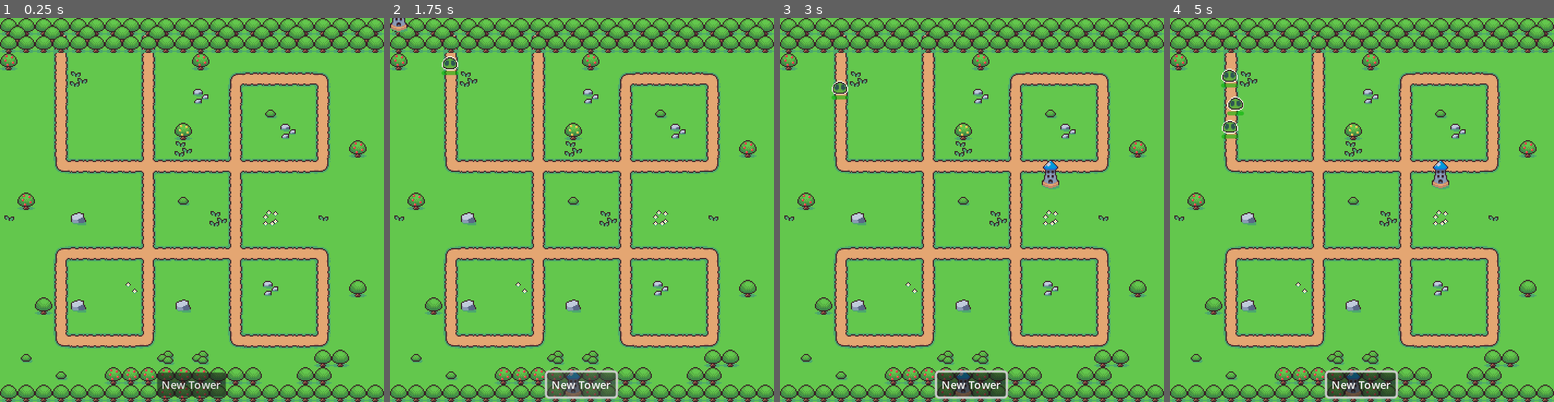
Above: before the commit, frames 1-4 (left to right).
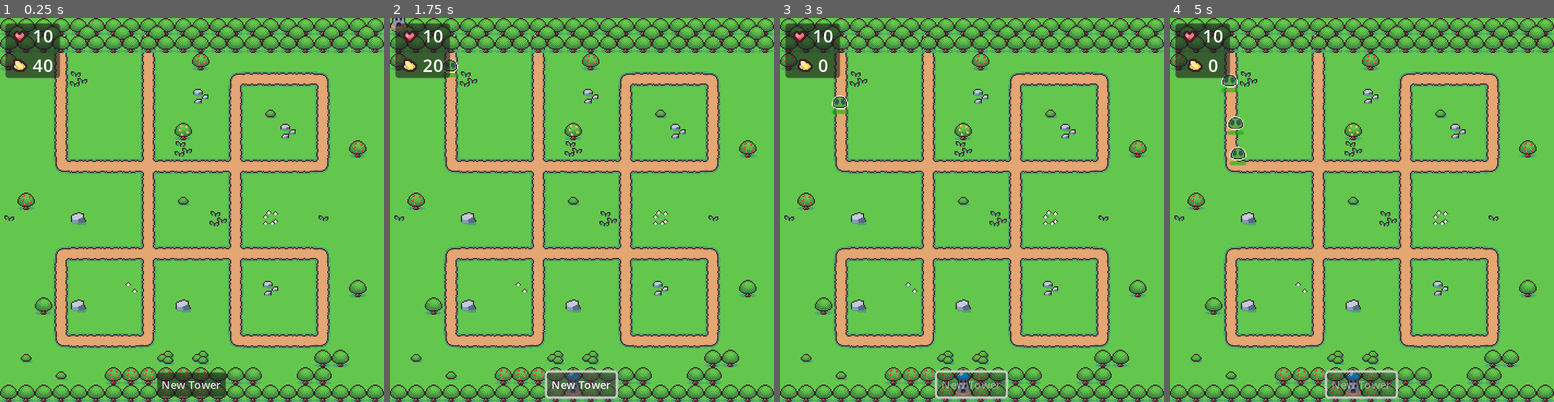
Above: after the commit, the same moments.

Repository: Th1nhNg0/Farm-Defender-Tactics
Game: Godot game, scene res://Scenes/MainScenes/main.tscn
The game is run twice, just before and just after one commit, with the same random seed, the same clock (stepped at 60 frames per second) and the same inputs.
Inputs (mouse positions are in pixels of both pictures, inside the frame that each line leads up to):
- Up to frame 1 (0.25 s): no input
- Up to frame 2 (1.75 s): click "New Tower" at 0.5 s; click "New Tower" at 1.25 s
- Up to frame 3 (3 s): click "New Tower" at 2 s; move the mouse to (1056, 190) at 2.77 s; click (1056, 190) at 2.92 s
- Up to frame 4 (5 s): move the mouse to (1285, 229) at 3.52 s; click (1285, 229) at 3.67 s; move the mouse to (1400, 125) at 4.27 s; click (1400, 125) at 4.42 s

The runs differ from the first frame. In frame 1, 1.8% of the frame differs, in the area x 1-16%, y 1-16%; in frame 2, 1.9%; in frame 3, 3.3%; in frame 4, 3.8%, in the area x 1-73%, y 1-99%.

Commit message:
Update enemy and tower attributes

Diff:
--- a/Scenes/Characters/BaseEnemy.tscn
+++ b/Scenes/Characters/BaseEnemy.tscn
@@ -10,7 +10,7 @@
 cubic_interp = false
 loop = false
 script = ExtResource("1_w2beo")
-SPEED = 20
+SPEED = 30
 HEALTH = 15
 
 [node name="EnemyBody" type="Area2D" parent="."]
--- a/Scenes/Characters/BaseTower.tscn
+++ b/Scenes/Characters/BaseTower.tscn
@@ -8,6 +8,7 @@
 
 [node name="BaseTower" type="Node2D"]
 script = ExtResource("1_rku4c")
+bullet_speed = 100
 
 [node name="Area2D" type="Area2D" parent="."]
 position = Vector2(8, 15)
--- a/Scenes/UI/UI.gd
+++ b/Scenes/UI/UI.gd
@@ -1,13 +1,15 @@
 extends Node
 
 @export var GAME_SCENCE:MainScene
+@onready var place_tower_button: Button = $"Control/MarginContainer/Towers Button/Button"
+@onready var health_label: Label = $Control/MarginContainer/Panel/VBoxContainer/Health/Label
+@onready var money_label: Label = $Control/MarginContainer/Panel/VBoxContainer/Gold/Label
 
-func _ready() -> void:
-	pass
 
 func _process(delta: float) -> void:
-	pass
-
+	place_tower_button.disabled=GAME_SCENCE.money<20
+	money_label.text = str(GAME_SCENCE.money)
+	health_label.text = str(GAME_SCENCE.health)
 func _on_button_pressed() -> void:
 	if not GAME_SCENCE:
 		return
--- a/Scenes/UI/UI.tscn
+++ b/Scenes/UI/UI.tscn
@@ -1,6 +1,15 @@
-[gd_scene load_steps=2 format=3 uid="uid://cmg7cphve3vqm"]
+[gd_scene load_steps=5 format=3 uid="uid://cmg7cphve3vqm"]
 
 [ext_resource type="Script" path="res://Scenes/UI/UI.gd" id="1_2nbed"]
+[ext_resource type="Texture2D" uid="uid://co2086ke5dlwr" path="res://Assets/Tower_defense_asset_ pack/Base Tileset/world 01.png" id="2_mskw8"]
+
+[sub_resource type="AtlasTexture" id="AtlasTexture_v2t81"]
+atlas = ExtResource("2_mskw8")
+region = Rect2(144, 112, 16, 16)
+
+[sub_resource type="AtlasTexture" id="AtlasTexture_sbjk6"]
+atlas = ExtResource("2_mskw8")
+region = Rect2(144, 128, 16, 16)
 
 [node name="UI" type="Node"]
 script = ExtResource("1_2nbed")
@@ -26,16 +35,62 @@
 theme_override_constants/margin_right = 5
 theme_override_constants/margin_bottom = 5
 
-[node name="HBoxContainer" type="HBoxContainer" parent="Control/MarginContainer"]
+[node name="Towers Button" type="HBoxContainer" parent="Control/MarginContainer"]
 layout_mode = 2
 size_flags_horizontal = 4
 size_flags_vertical = 8
 
-[node name="Button" type="Button" parent="Control/MarginContainer/HBoxContainer"]
+[node name="Button" type="Button" parent="Control/MarginContainer/Towers Button"]
 layout_mode = 2
 size_flags_horizontal = 4
 size_flags_vertical = 4
 theme_override_font_sizes/font_size = 10
 text = "New Tower"
 
-[connection signal="pressed" from="Control/MarginContainer/HBoxContainer/Button" to="." method="_on_button_pressed"]
+[node name="Panel" type="Panel" parent="Control/MarginContainer"]
+custom_minimum_size = Vector2(50, 50)
+layout_mode = 2
+size_flags_horizontal = 0
+size_flags_vertical = 0
+
+[node name="VBoxContainer" type="VBoxContainer" parent="Control/MarginContainer/Panel"]
+layout_mode = 1
+anchors_preset = 15
+anchor_right = 1.0
+anchor_bottom = 1.0
+grow_horizontal = 2
+grow_vertical = 2
+alignment = 1
+
+[node name="Health" type="HBoxContainer" parent="Control/MarginContainer/Panel/VBoxContainer"]
+layout_mode = 2
+size_flags_horizontal = 4
+size_flags_vertical = 4
+alignment = 1
+
+[node name="TextureRect" type="TextureRect" parent="Control/MarginContainer/Panel/VBoxContainer/Health"]
+layout_mode = 2
+texture = SubResource("AtlasTexture_v2t81")
+stretch_mode = 5
+
+[node name="Label" type="Label" parent="Control/MarginContainer/Panel/VBoxContainer/Health"]
+layout_mode = 2
+theme_override_constants/line_spacing = 0
+text = "14"
+
+[node name="Gold" type="HBoxContainer" parent="Control/MarginContainer/Panel/VBoxContainer"]
+layout_mode = 2
+size_flags_horizontal = 4
+size_flags_vertical = 4
+
+[node name="TextureRect" type="TextureRect" parent="Control/MarginContainer/Panel/VBoxContainer/Gold"]
+layout_mode = 2
+texture = SubResource("AtlasTexture_sbjk6")
+stretch_mode = 5
+
+[node name="Label" type="Label" parent="Control/MarginContainer/Panel/VBoxContainer/Gold"]
+layout_mode = 2
+theme_override_constants/line_spacing = 0
+text = "14"
+
+[connection signal="pressed" from="Control/MarginContainer/Towers Button/Button" to="." method="_on_button_pressed"]
--- a/Scripts/BaseEnemy.gd
+++ b/Scripts/BaseEnemy.gd
@@ -2,7 +2,9 @@
 extends PathFollow2D
 
 @export var SPEED: int=10
-@export var HEALTH:int = 50
+@export var HEALTH:int = 20
+@export var DAMEAGE:int = 1
+@export var GOLD:int = 1
 @onready var progress_bar = $ProgressBar
 
 func _ready():
@@ -11,10 +13,23 @@
 
 func _process(delta):
 	progress+=delta*SPEED
-
+	if progress_ratio>=1:
+		on_finish_path()
 
 func take_damage(damage:int):
 	HEALTH-=damage
 	progress_bar.value=HEALTH
 	if HEALTH<=0:
-		queue_free()
+		on_die()
+
+func on_finish_path():
+	var Main=get_node("/root/Main") as MainScene
+	if Main:
+		Main.health-=DAMEAGE
+	queue_free()
+
+func on_die():
+	queue_free()
+	var Main=get_node("/root/Main") as MainScene
+	if Main:
+		Main.money += GOLD
--- a/Scripts/main.gd
+++ b/Scripts/main.gd
@@ -2,6 +2,8 @@
 extends Node2D
 
 var TOWER = preload("res://Scenes/Characters/BaseTower.tscn")
+var money = 40
+var health = 10
 var build_mode = false
 var temp_tower:BaseTower
 
@@ -21,13 +23,15 @@
 		return
 	if event is InputEventMouseMotion:
 		var tile_position = $TileMap.local_to_map(event.position)
-		print(tile_position,$TileMap.map_to_local(tile_position)-Vector2(16,16))
 		temp_tower.position = $TileMap.map_to_local(tile_position)-Vector2(8,8)
 	if event is InputEventMouseButton:
 		if event.pressed:
+			# if build
 			if event.button_index==1:
 				temp_tower.reparent($Towers)
 				temp_tower.can_shoot=true
+				money -= 20
+			# if cancel
 			if event.button_index==2:
 				temp_tower.queue_free()
 			build_mode=false
